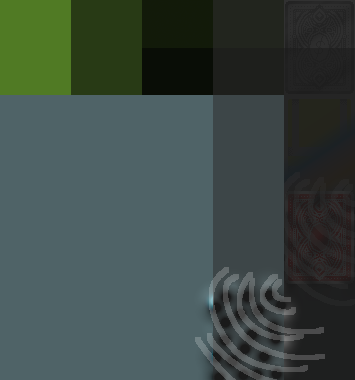
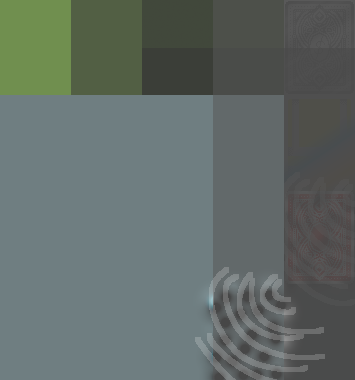
Two versions of the same layered image (w=355, h=380). Layer-by-layer changes:
added group "Layer Group copy #14" (25%) with 4 layers above "Layer Group copy #13" over left=0, top=0, right=355, bottom=380
added group "Layer Group #27" with 1 layers in group "Layer Group copy #14" over left=0, top=0, right=355, bottom=380
added layer "\ #171" in group "Layer Group #27" over left=0, top=0, right=355, bottom=380
added layer "\ #173" in group "Layer Group copy #14" over left=288, top=289, right=351, bottom=376
added layer "Enhancers.png copy #16" in group "Layer Group copy #14" over left=285, top=286, right=354, bottom=379
